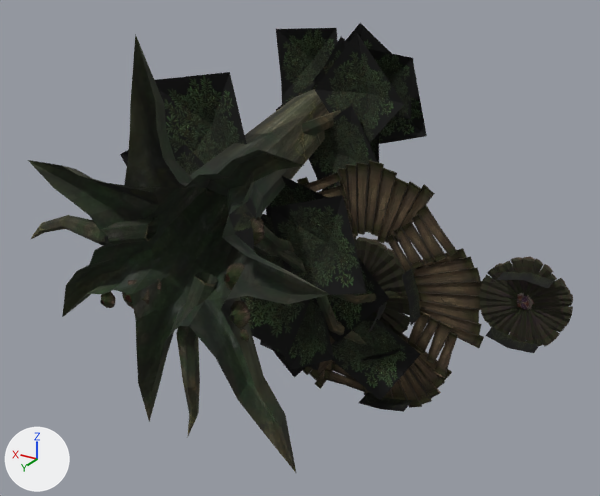
Before and after pictures for a commit that changed the OBJ model sceneobjs/jingling_01/jingling01_shu06.obj.
Both versions are drawn from a 50 mm lens placed at (-6753.0, 7451.0, 3878.0), pointed at (-859.0, -2374.0, -1034.0). Lighting does not change. The marker at lower left points along +X, +Y and +Z. Where no turn or scale is listed for an object, it has been applied to the vertices. Vertices at the same position are counted once.

Names of what the first picture shows: 'jingling01_shu06'.
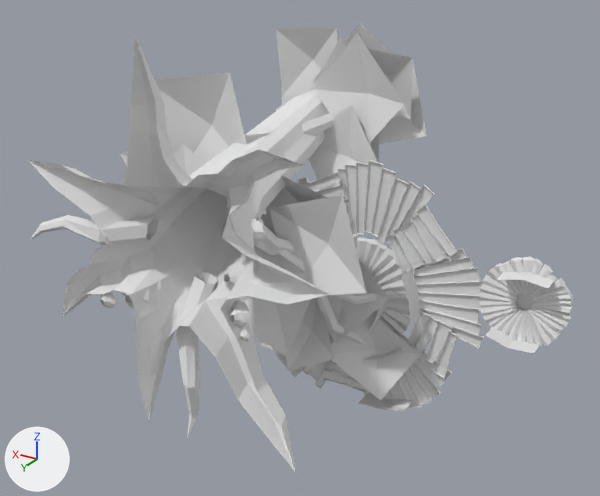
Diff of the bpy script that builds the scene:
```diff
--- a/sceneobjs/jingling_01/jingling01_shu06.obj.py
+++ b/sceneobjs/jingling_01/jingling01_shu06.obj.py
@@ mat_material_2_1 @@
+mat_material_2_1 = principled_material('material_2')
+mat_material_2_1.base_color = (0.8, 0.8, 0.8)  # white #e7e7e7
+mat_material_2_1.roughness = 1.0
@@ mat_material_9_1 @@
+mat_material_9_1 = principled_material('material_9')
+mat_material_9_1.base_color = (0.8, 0.8, 0.8)  # white #e7e7e7
+mat_material_9_1.roughness = 1.0
@@ mat_material_3_1 @@
+mat_material_3_1 = principled_material('material_3')
+mat_material_3_1.base_color = (0.8, 0.8, 0.8)  # white #e7e7e7
+mat_material_3_1.roughness = 1.0
@@ mat_material_4_1 @@
+mat_material_4_1 = principled_material('material_4')
+mat_material_4_1.base_color = (0.8, 0.8, 0.8)  # white #e7e7e7
+mat_material_4_1.roughness = 1.0
@@ mat_material_6_1 @@
+mat_material_6_1 = principled_material('material_6')
+mat_material_6_1.base_color = (0.8, 0.8, 0.8)  # white #e7e7e7
+mat_material_6_1.roughness = 1.0
@@ mat_material_12_1 @@
+mat_material_12_1 = principled_material('material_12')
+mat_material_12_1.base_color = (0.8, 0.8, 0.8)  # white #e7e7e7
+mat_material_12_1.roughness = 1.0
@@ mat_material_5_1 @@
+mat_material_5_1 = principled_material('material_5')
+mat_material_5_1.base_color = (0.8, 0.8, 0.8)  # white #e7e7e7
+mat_material_5_1.roughness = 1.0
@@ mat_material_10_1 @@
+mat_material_10_1 = principled_material('material_10')
+mat_material_10_1.base_color = (0.8, 0.8, 0.8)  # white #e7e7e7
+mat_material_10_1.roughness = 1.0
@@ mat_material_1_1 @@
+mat_material_1_1 = principled_material('material_1')
+mat_material_1_1.base_color = (0.8, 0.8, 0.8)  # white #e7e7e7
+mat_material_1_1.roughness = 1.0
@@ mat_material_7_1 @@
+mat_material_7_1 = principled_material('material_7')
+mat_material_7_1.base_color = (0.8, 0.8, 0.8)  # white #e7e7e7
+mat_material_7_1.roughness = 1.0
@@ me_jingling01_shu06 @@
 me_jingling01_shu06.from_pydata(...)  # 2698 vertices, 4003 faces; spans x -4826.0..2125.0, y -5851.0..152.0, z -3728.0..2381.0
-me_jingling01_shu06.materials.append(mat_material_11)  # picture img_jingling01_shu02_06_png
+# me_jingling01_shu06 part 1: all 716 faces that had it switch from mat_material_1 (picture img_jingling01_shu06_01_png) to mat_material_1_1 (white #e7e7e7)
+# me_jingling01_shu06 part 2: all 1316 faces that had it switch from mat_material_2 (picture img_jingling01_shu06_02_png) to mat_material_2_1 (white #e7e7e7)
+# me_jingling01_shu06 part 3: all 92 faces that had it switch from mat_material_3 (picture img_jingling01_shu06_03_png) to mat_material_3_1 (white #e7e7e7)
+# me_jingling01_shu06 part 4: all 36 faces that had it switch from mat_material_4 (picture img_jingling01_shu06_05_png) to mat_material_4_1 (white #e7e7e7)
+# me_jingling01_shu06 part 5: all 564 faces that had it switch from mat_material_5 (picture img_jingling01_shu02_01_png) to mat_material_5_1 (white #e7e7e7)
+# me_jingling01_shu06 part 6: all 460 faces that had it switch from mat_material_6 (picture img_jingling01_shu02_02_png) to mat_material_6_1 (white #e7e7e7)
+# me_jingling01_shu06 part 7: all 20 faces that had it switch from mat_material_7 (picture img_jingling01_shu06_06_png) to mat_material_7_1 (white #e7e7e7)
+# me_jingling01_shu06 part 8: all 192 faces that had it switch from mat_material_9 (picture img_jingling01_shu01_02_png) to mat_material_9_1 (white #e7e7e7)
+# me_jingling01_shu06 part 9: all 372 faces that had it switch from mat_material_10 (picture img_jingling01_shu01_03_png) to mat_material_10_1 (white #e7e7e7)
+# me_jingling01_shu06 part 10: all 55 faces that had it switch from mat_material_12 (picture img_jingling01_shu02_05_png) to mat_material_12_1 (white #e7e7e7)
+me_jingling01_shu06.materials.append(mat_material_11_1)  # white #e7e7e7
```

Location of each change, (x1, y1, x2, y2) in pixels of the pictures (600 x 496 px):
part 1 of me_jingling01_shu06, recoloured (black to grey)
    both: (28, 34, 407, 474)
part 2 of me_jingling01_shu06, recoloured (black to grey)
    both: (329, 233, 573, 347)
part 3 of me_jingling01_shu06, recoloured (black to grey)
    both: (120, 23, 427, 401)
part 4 of me_jingling01_shu06, recoloured (black to white)
    both: (271, 268, 554, 412)
part 5 of me_jingling01_shu06, recoloured (brown to grey)
    both: (317, 172, 478, 394)
part 6 of me_jingling01_shu06, recoloured (brown to grey)
    both: (297, 160, 484, 408)
part 7 of me_jingling01_shu06, recoloured
    both: (516, 293, 534, 309)
part 8 of me_jingling01_shu06, recoloured
    both: (102, 274, 243, 338)
part 9 of me_jingling01_shu06, recoloured
    both: (100, 217, 264, 342)
part 10 of me_jingling01_shu06, recoloured (black to grey)
    both: (229, 197, 256, 250)
